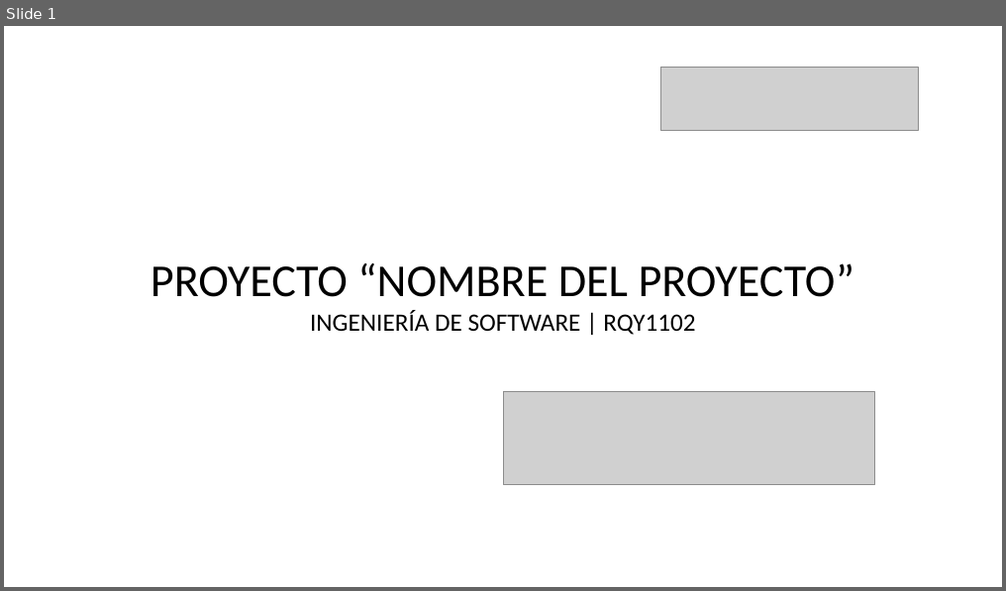
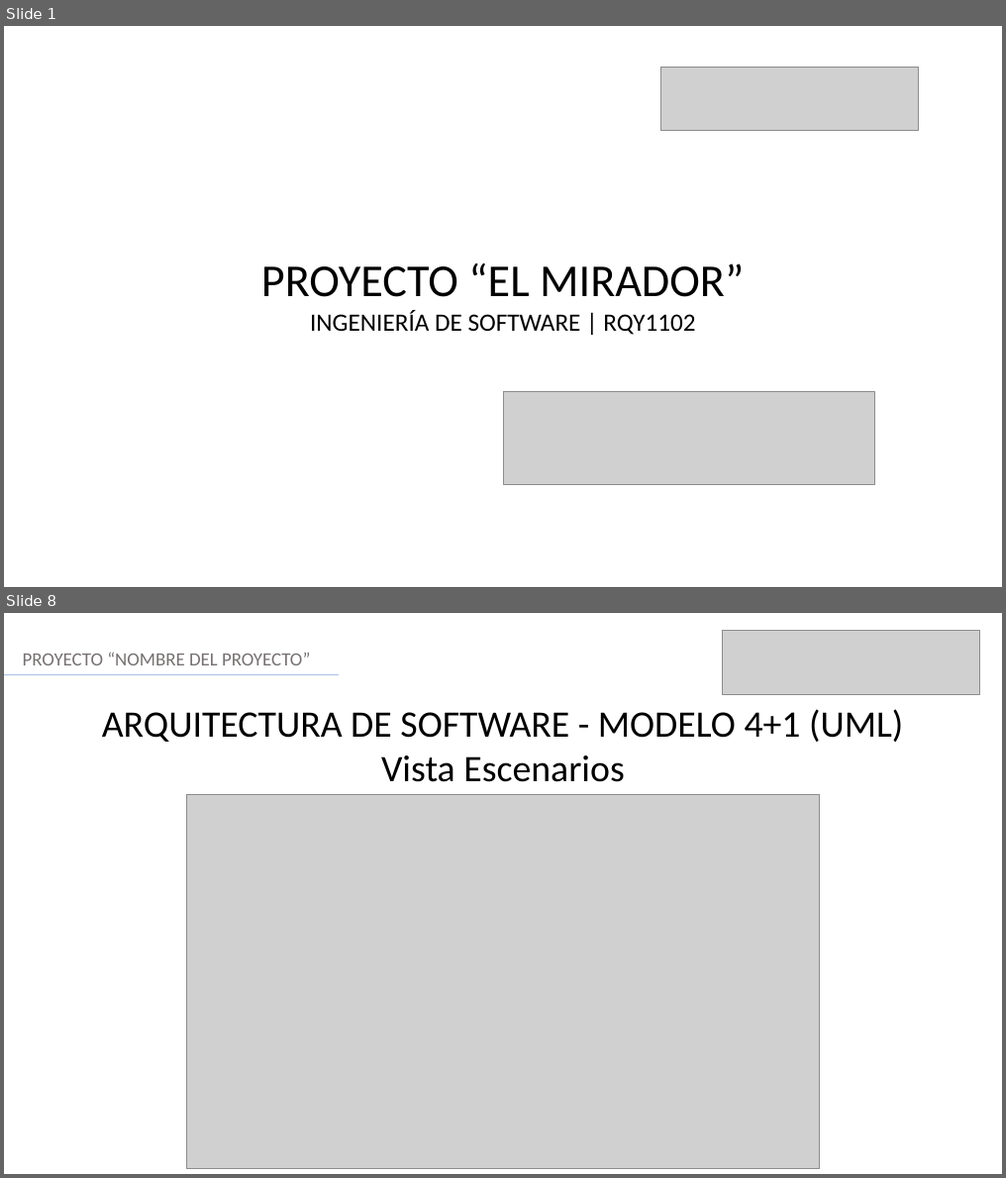
Before and after one commit to jaraantonio/RQY1102-CastilloJaraSoto-ET, a slide deck: 01_Presentacion_Final.ppt. Shown one above the other, each under a label of ours: slide 1 before the commit, slides 1 and 8 after it; the slides between them are not shown. The pictures are 1006x591 and 1006x1178 pixels, drawn with LibreOffice and Linux fonts; fonts in the diff are those of the drawing; grey boxes stand for pictures. Boxes give left, top, right and bottom in pixels: in the first picture for what was removed or moved away, otherwise in the second. Text is boxed around its words. In the diff, an @@ line names an element or a change of style, - is before the commit and + after.

```diff
--- a/01_Presentacion_Final.ppt
+++ b/01_Presentacion_Final.ppt
@@ slide 8 added at box(4, 613, 1002, 1174), background #FFFFFF @@
@@ picture added at box(722, 630, 979, 694) @@
@@ text added at box(23, 652, 310, 665), 18 pt, text #767171 @@
+PROYECTO “NOMBRE DEL PROYECTO”
@@ line added from (4, 675) to (339, 675), #ABC0E4 1.25 pt @@
@@ text added at box(102, 709, 903, 782), 36 pt, text #000000 @@
+ARQUITECTURA DE SOFTWARE - MODELO 4+1 (UML)
+Vista Escenarios
@@ picture added at box(187, 794, 819, 1168) @@
@@ slide 1 changed as well @@
@@ text at box(261, 264, 744, 297): text changed @@
-PROYECTO “NOMBRE DEL PROYECTO”
+PROYECTO “EL MIRADOR”
```
Also in this commit, not shown: 12 other slides changed, 6 other slides added.
